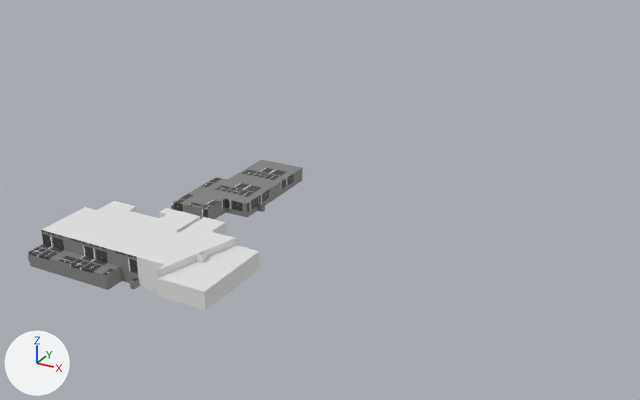
One commit to the FBX model The Red Sun 1974/Assets/Environment/Models/FMP_LVL1.fbx: the scene before it, then after it.
The view is the same before and after, from a 50 mm lens placed at (919.0, -1059.0, 742.0), pointed at (35.0, 549.0, -61.0). The axes (+X, +Y, +Z) are drawn at lower left. The lights are the same throughout. Where no turn or scale is listed for an object, it has been applied to the vertices. Vertices at the same position are counted once.

Names of what the first picture shows: 'AREA12_Factories.010', 'AREA12_Factories.015', 'AREA12_Factories.018', 'AREA12_Factories.020', 'AREA12_Factories.022', 'AREA12_Factories.023', 'AREA12_Factories.031'.
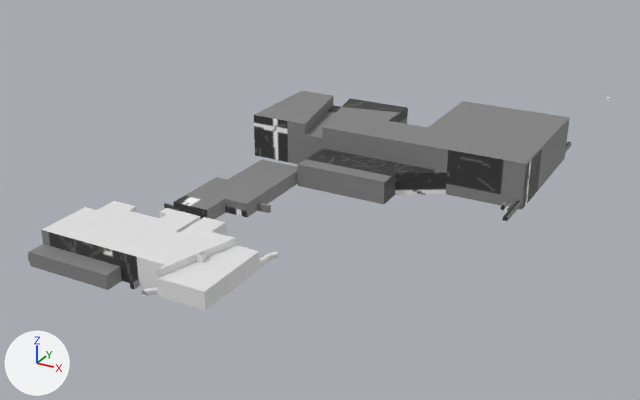
The newer file is also turned or shifted as a whole; pictures and numbers use the older file's frame.

Patch to the scene script:
```diff
--- a/The Red Sun 1974/Assets/Environment/Models/FMP_LVL1.fbx.py
+++ b/The Red Sun 1974/Assets/Environment/Models/FMP_LVL1.fbx.py
@@ me_plane_013 @@
 me_plane_013.from_pydata(...)  # 45 vertices, 30 faces; spans x -99.0..132.0, y -29.0..63.0, z -19.0..37.0
+# me_plane_013 part 3: texture (UV) coordinates of 30 of 30 faces, centred in x -99.0..132.0, y -29.0..35.0, z -12.0..30.0, changed; they spanned u -0.66..1.66, v 0.22..0.96 and now span u 0.13..0.96, v 0.0..0.97
 me_plane_013.materials.append(mat_road)
@@ me_plane_022 @@
-me_plane_022.from_pydata(...)  # 19 vertices, 9 faces; spans x -110.5..34.9, y -74.0..34.6, z -12.6..17.4
+me_plane_022.from_pydata(...)  # 35 vertices, 19 faces; spans x -110.5..48.9, y -74.0..34.6, z -12.6..17.4
+# me_plane_022 part 1
+# 2 faces are deleted
+# 4 vertices in x 34.9, y 26.9..34.6, z -12.6..2.4 move by (14.0, 0.0, 0.0)
+# 16 vertices are added at x -28.0..22.9, y -12.4..-0.7, z 10.9..16.9
+# 12 new faces join them
+# me_plane_022 part 2: 7 kept faces spanning x -110.5..48.9, y -74.0..34.6, z -12.6..17.4 get new texture (UV) coordinates
 me_plane_022.materials.append(mat_road_001)
@@ ob_plane_012 @@
+ob_plane_012 = bpy.data.objects.new('Plane.012', me_plane_046)  # 23 vertices, 6 faces; spans x -115.0..270.0, y -52.0..59.0, z -29.0..71.0; in mat_road (picture img_fmp_roadsmodulartexture_png)
+ob_plane_012.location = (215.0, 633.0, 29.0)
@@ ob_plane_008 @@
+ob_plane_008 = bpy.data.objects.new('Plane.008', me_plane_042)  # 25 vertices, 7 faces; spans x -50.0..47.0, y -92.0..130.0, z -40.0..60.0; in mat_road (picture img_fmp_roadsmodulartexture_png)
+ob_plane_008.location = (-24.0, 673.0, 40.0)
@@ ob_plane @@
+ob_plane = bpy.data.objects.new('Plane', me_plane)  # 26 vertices, 8 faces; spans x -100.0..93.0, y -84.0..137.0, z -38.0..62.0; in mat_road (picture img_fmp_roadsmodulartexture_png)
+ob_plane.location = (78.0, 665.0, 38.0)
@@ ob_plane_010 @@
+ob_plane_010 = bpy.data.objects.new('Plane.010', me_plane_044)  # 86 vertices, 40 faces; spans x -198.0..59.0, y -109.0..182.0, z -9.0..91.0; in mat_road (picture img_fmp_roadsmodulartexture_png)
+ob_plane_010.location = (426.0, 800.0, 9.0)
@@ ob_plane_009 @@
+ob_plane_009 = bpy.data.objects.new('Plane.009', me_plane_043)  # 72 vertices, 26 faces; spans x 150.0..321.0, y -85.0..111.0, z 0.0..100.0; in mat_road (picture img_fmp_roadsmodulartexture_png)
+ob_plane_009.location = (164.0, 580.0, 0.0)
@@ ob_plane_011 @@
+ob_plane_011 = bpy.data.objects.new('Plane.011', me_plane_045)  # 35 vertices, 15 faces; spans x -133.0..164.0, y -74.0..54.0, z -13.0..37.0; in mat_road (picture img_fmp_roadsmodulartexture_png)
+ob_plane_011.location = (156.0, 544.0, 13.0)
@@ ob_plane_007 @@
+ob_plane_007 = bpy.data.objects.new('Plane.007', me_plane_041)  # 33 vertices, 12 faces; spans x -76.0..86.0, y -130.0..92.0, z -28.0..72.0; in mat_road (picture img_fmp_roadsmodulartexture_png)
+ob_plane_007.location = (-108.0, 710.0, 28.0)
```

Location of each change, [x1, y1, x2, y2] in pixels of the pictures (640 x 400 px):
'Plane.011', added: after [297, 148, 447, 204]
'Plane.010', added: after [428, 101, 571, 190]
'Plane.009', added: after [446, 148, 542, 221]
'Plane.012', added: after [382, 123, 542, 172]
'Plane', added: after [322, 98, 408, 160]
'Plane.007', added: after [254, 91, 333, 162]
'Plane.008', added: after [287, 97, 341, 164]
'AREA12_Factories.020', reshaped (6% wider): before [173, 196, 265, 220]; after [173, 196, 271, 220]
part 1 of me_plane_022, built on: [225, 197, 258, 217] in both
part 2 of me_plane_022, surface changed (grey to black): [173, 196, 264, 219] in both
part 3 of me_plane_013, surface changed: [28, 230, 139, 290] in both
